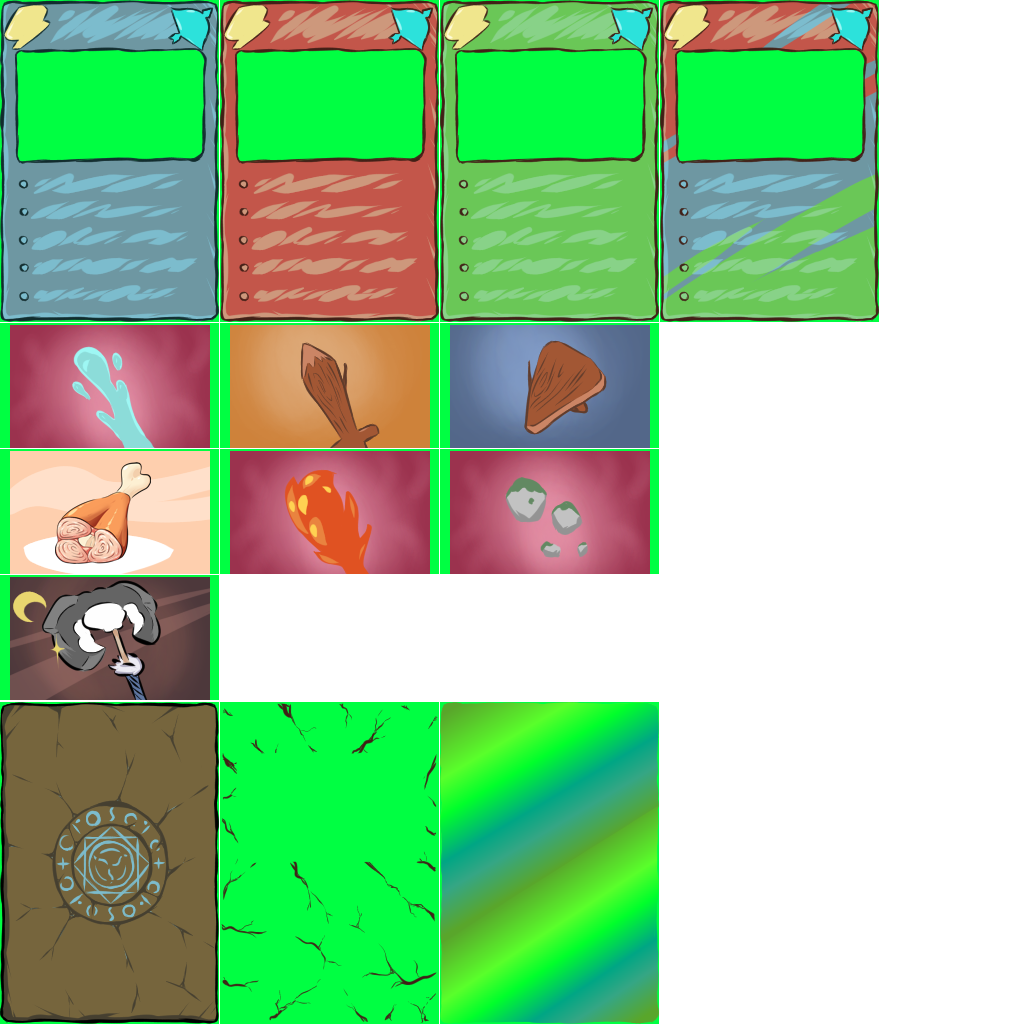
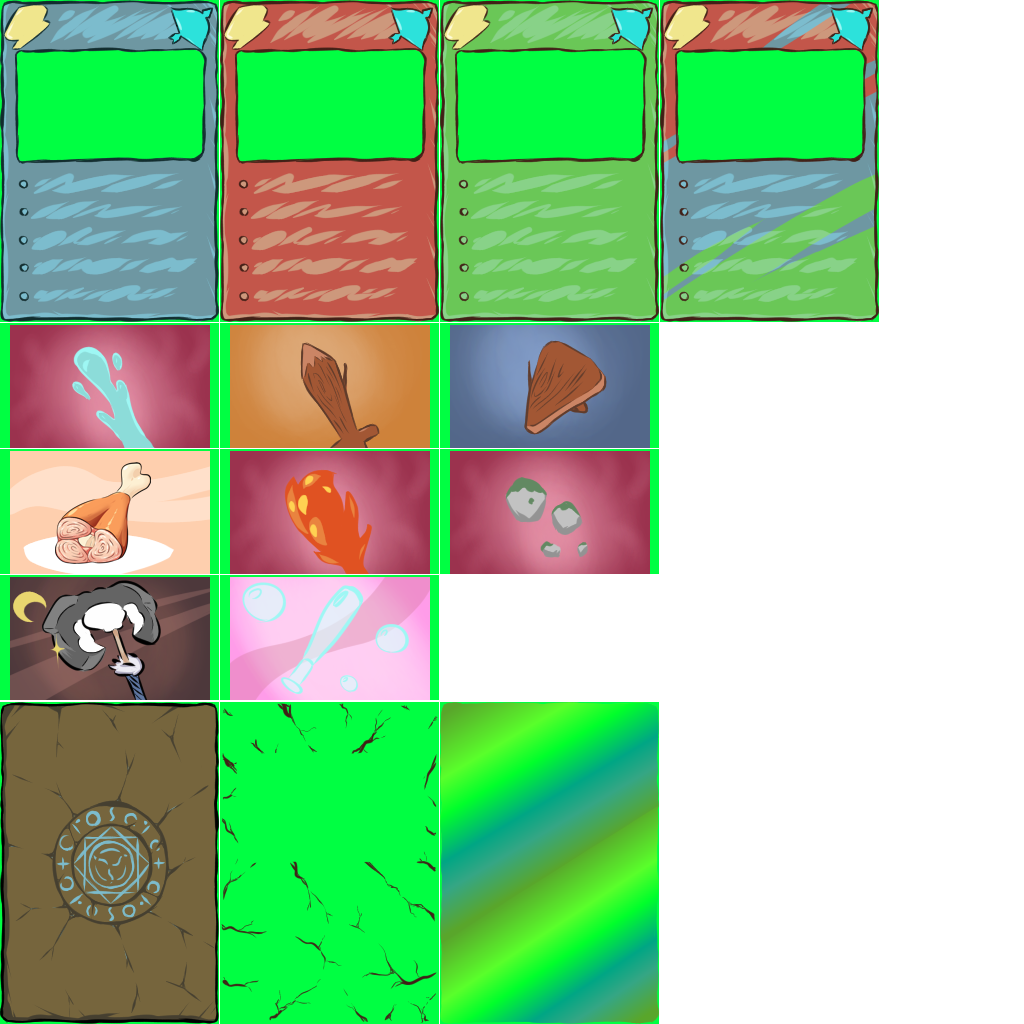
Before/after of a 1024 x 1024 layered artwork. What changed in the layer stack:
added group "bat bulle" with 4 layers above "rock" over [220,575,439,700]
added layer "Calque de dessin 20" in group "bat bulle" over [220,576,439,700]
added layer "Calque de dessin 21" (62%) in group "bat bulle" over [220,576,439,700]
added layer "Calque de dessin 22" (29%) in group "bat bulle" over [220,576,439,700]
added layer "Copier de Calque de dessin 6" (1st of 3, in "bat bulle") in group "bat bulle" over [220,575,439,700]
painted on "Copier de Calque de dessin 3" (1st of 3, in "rock") over [384,575,439,576]
painted on "Copier de Calque de dessin 3" (2nd of 3, in "flame") over [220,575,439,576]
painted on "Copier de Calque de dessin 6" (2nd of 3, in "axolootl") over [220,575,320,700]
painted on "back" over [220,575,256,576]
painted on "Copier de green" (5th of 12, in "green") over [220,575,268,588]
painted on "Copier de green" (6th of 12, in "green") over [220,575,439,588]
added layer "Copier de green" (8th of 12, in "green") in group "green" over [220,575,332,700]
painted on "Copier de green" (9th of 12, in "green") over [220,575,439,700]
painted on "Copier de green" (11th of 12, in "green") over [220,652,439,700]
painted on "Copier de green" (12th of 12, in "green") over [396,588,439,700]
